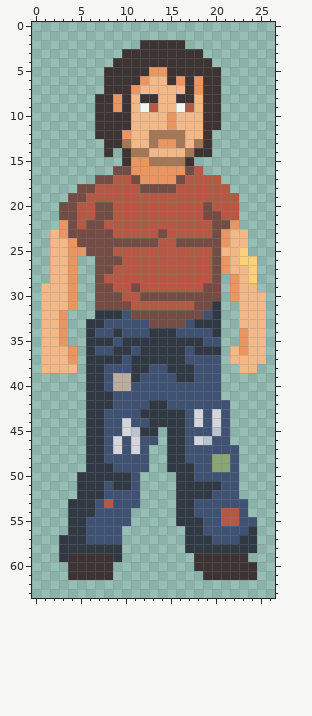
One commit to this pixel-art sprite: src/assets/player_static.png. The picture above is the old version.
The file is 27x64 pixels.
The result:
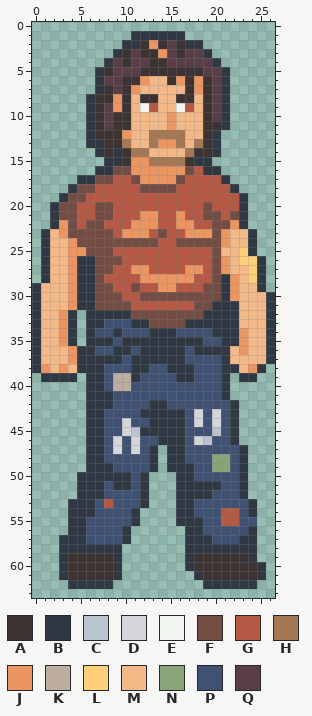
Palette (. is transparent): A #3d3333  B #303843  C #bbc3d0  D #d5d6db  E #f1f6f0  F #734c44  G #b55945  H #a57855  J #eb9661  K #bcad9f  L #fdd179  M #f2b888  N #89a477  P #405273  Q #593e47
Changes in this commit:
@@ x 0..26 @@
  0 ...........................
- 1 ...........................
- 2 ............AAAAA..........
- 3 ..........AAAAAAAAA........
- 4 .........AAAAAAAAAAA.......
- 5 ........AAAAAJJAAAAAA......
- 6 ........AAAAJMMAJAJAA......
- 7 ........AAAJMMMMMAJAA......
- 8 .......AAJAMAAMMAAMAA......
- 9 .......AAJAMEGMMEGMAA......
-10 .......AAAAMMMMJMMMAA......
-11 .......AAAAMMMMJMMMAA......
-12 .......AAAJMMHHHHMMA.......
-13 ........AAHMMHJJHMHA.......
-14 ........A.AHHMMMMHAA.......
-15 ..........AJJHHHHA.........
-16 .........FFJJJJJJFG........
-17 .......FFGGFJJJJFGGGG......
-18 .....FFGGGGGFFFFGGGGGG.....
-19 ....FFGGGGGGGGGGGGGGGGG....
-20 ...FFGGFFGGGGGGGGGGFGGG....
-21 ...FFGGFFGGGGGGGGGGFFGG....
-22 ...JFGFFGGGGGGGGGGGGFFJ....
-23 ..MJFFFFFGGGGGFGGGGGFJMM...
-24 ..MMJFFFFFFFFFGGFFFFFJMM...
-25 ..MMJJFFFGGGGGGGGGGGFMML...
-26 ..MMJ..FFFGGGGGGGGGGFJMLL..
-27 ..MMJ..FFGGGGGGGGGGGFJMML..
-28 ..MMJ..FGGGGGGGGGGGGF.JML..
-29 .MMMJ..FFGGFGGGGGGGFF.JMM..
-30 .MMMJ..FFFGGFFFFFFFFF.JMMM.
-31 .MMMJ..FFFFGGGGGGGFFB..MMM.
-32 .MMJ...BBBPFFFFFFFFPB..MMM.
-33 .MMJ..BBPPPPPFFFFPBBB..MMM.
-34 .MMJ..BPPBPPPBBBPPPPB..JMM.
-35 .MMJ..BBBPBBBBBBBBBPP..JMM.
-36 .MMMJ.BPPBBPBBBBBPBBB.MJMM.
-37 .MMMJ.BBBBPBBBBBBPPPP.MMMM.
-38 .MMMM.BBPPPBBPPBBBPPP..MM..
-39 ......BBPKKBPPPPBBPPP......
-40 ......BBPKKPPPPPPPPPP......
-41 ......BBBPPPPPPPPPPPP......
-42 ......BBBPPPPBBPPPPPPP.....
-43 ......BBPPPPBBBBBPDPDP.....
-44 ......BBPPDPPBBBBPDPDP.....
-45 ......BBPPDCBB.BBPPPCP.....
-46 ......BBPDPDPP.BBPDCPP.....
-47 ......BBPDPDP..BBPPPPPP....
-48 ......BBPPPPP..BBPPPNNP....
-49 ......BBBPPPP..BBBPPNNP....
-50 .....BBBBBBP....BBPPPPP....
-51 .....BBBPBBP....BBBBBPP....
-52 .....BBBPPPP....BBBBPPP....
-53 ....BBBPGPPP....BBPPPPPP...
-54 ....BBBPPPP.....BBPPPGGP...
-55 ....BBPPPPP.....BBBPPGGPP..
-56 ....BBPPPP.......BBPPPPPB..
-57 ...BBBPPPP.......BBBPPPBB..
+ 1 ...........BBBBBB..........
+ 2 ..........BBAJAQABB........
+ 3 .........BAQAAJQAQQB.......
+ 4 ........BQAQQAAQQQQQB......
+ 5 .......BAQQQAAAAAAAQQB.....
+ 6 .......BQQAAJMMAJAJAQB.....
+ 7 .......BAQAJMMMMMAJAQB.....
+ 8 ......BAAJAMAAMMAAMAQB.....
+ 9 ......BAQJAMEGMMEGMAQB.....
+10 ......BAQAAMMMMJMMMAQB.....
+11 ......BAQAAMMMMJMMMAAB.....
+12 ......BAAAJMMHHHHMMAB......
+13 ......BBAAHMMHJJHMHAB......
+14 .......BABAHHMMMMHAAB......
+15 ........BBAJJHHHHABB.......
+16 .......BBFFJJJJJJFGBB......
+17 .....BBFFGGFJJJJFGGGGB.....
+18 ....BFFGGGGGFFFFGGGGGGB....
+19 ...BFFGGGGGGGGGGGGGGGGGB...
+20 ..BFFGGFFGGGGGGGGGGFGGGB...
+21 ..BFFGGFFGGGJJGGJGGFFGFB...
+22 ..BJFGFFGGGJJJGGJJGGFFJB...
+23 .BMJFFFFFGJJJGFGGJJJFJMMB..
+24 .BMMJFFFFFFFFFGGFFFFFJMMB..
+25 .BMMJJFFFGGGGGGGGGGGFMMLB..
+26 .BMMJBBFFFGGGGGGGGGGFJMLLB.
+27 .BMMJBBFFGGJJGGGGJJGFJMMLB.
+28 .BMMJBBFGGGGJJJJJJGGFBJMLB.
+29 BMMMJBBFFGGFGGJJGGGFFBJMMB.
+30 BMMMJBBFFFGGFFFFFFFFFBJMMMB
+31 BMMMJBBFFFFGGGGGGGFFBBBMMMB
+32 BMMJB.BBBBBFFFFFFFFBBBBMMMB
+33 BMMJB.BBPPPBBFFFFBBBBBBMMMB
+34 BMMJB.BPPBPPPBBBPPPPBBBJMMB
+35 BMMJB.BBBPBBBBBBBBBPPBBJMMB
+36 BMMMJBBPPBBPBBBBBPBBBBMJMMB
+37 BMMMJBBBBBPBBBBBBPPPPBMMMMB
+38 BJMJMBBBPPPBBPPBBBPPPBBMJB.
+39 .BBBB.BBPKKBPPPPBBPPPB.BB..
+40 ......BBPKKPPPPPPPPPPB.....
+41 ......BBBPPPPPPPPPPPPB.....
+42 ......BBBPPPPBBPPPPPPPB....
+43 ......BBPPPPBBBBBPDPDPB....
+44 ......BBPPDPPBBBBPDPDPB....
+45 ......BBPPDCBBBBBPPPCPB....
+46 ......BBPDPDPPBBBPDCPPB....
+47 ......BBPDPDPB.BBPPPPPPB...
+48 ......BBPPPPPB.BBPPPNNPB...
+49 ......BBBPPPPB.BBBPPNNPB...
+50 .....BBBBBBPB...BBPPPPPB...
+51 .....BBBPBBPB...BBBBBPPB...
+52 .....BBBPPPPB...BBBBPPPB...
+53 ....BBBPGPPPB...BBPPPPPPB..
+54 ....BBBPPPPB....BBPPPGGPB..
+55 ....BBPPPPPB....BBBPPGGPP..
+56 ....BBPPPPB......BBPPPPPB..
+57 ...BBBPPPPB......BBBPPPBB..
 58 ...BBBBBBB.......BBBBBBBB..
-59 ...BAAAAAB........AAAAAA...
-60 ....AAAAA.........AAAAAAA..
-61 ....AAAAA..........AAAAAA..
-62 ...........................
+59 ...BAAAAAB.......BAAAAAAB..
+60 ...BAAAAAB.......BAAAAAAAB.
+61 ...BAAAAAB........BAAAAAAB.
+62 ....BBBBB..........BBBBBB..
 63 ...........................
Where, in picture pixels (left, top, right, bottom), the same in both pictures:
changed: (32, 31, 275, 589)
